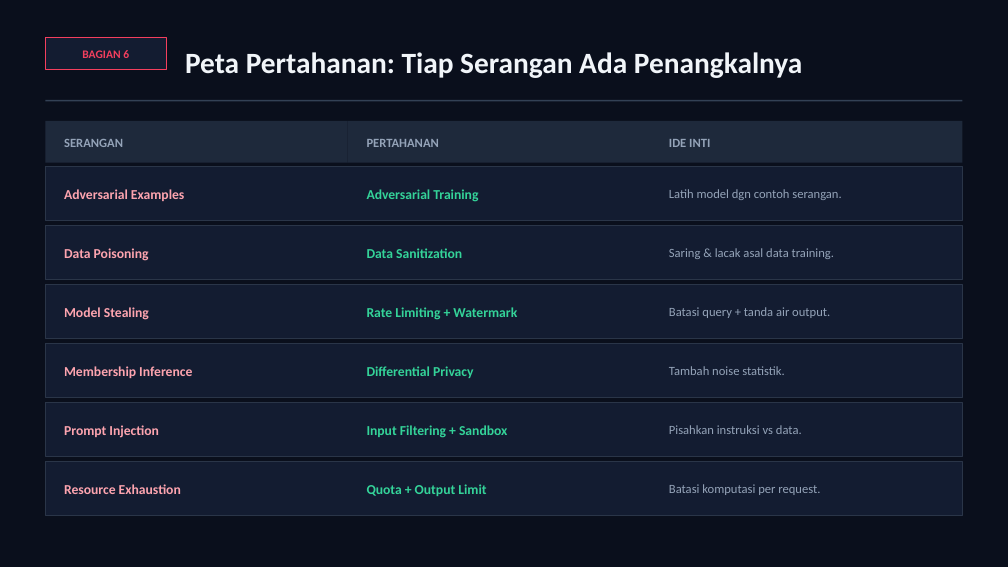
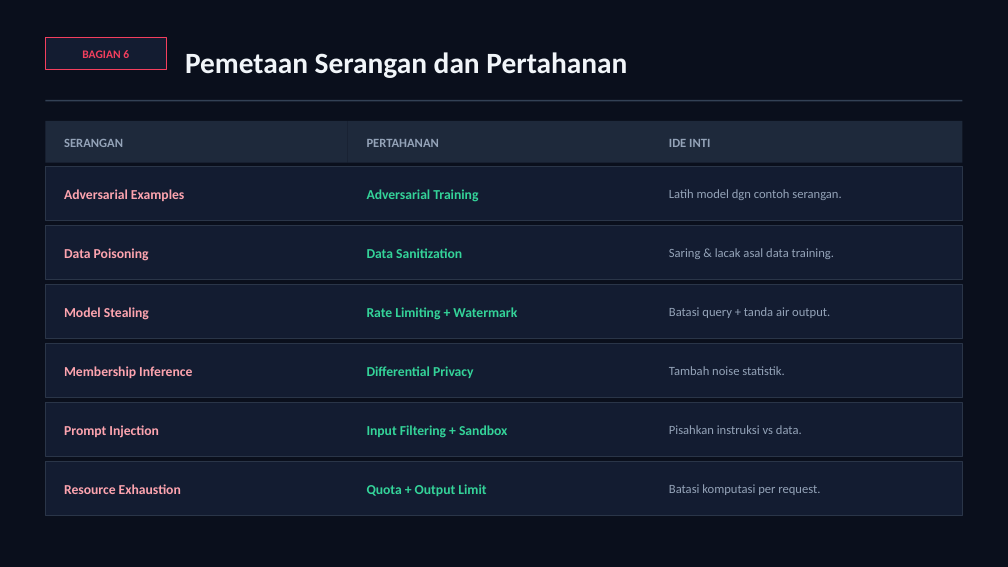
Before and after one commit to awangga/awangga.github.io, a slide deck: slide 8 of safe/Secure-AI.pptx. Drawn at 1008x567 pixels with LibreOffice and Linux fonts; fonts in the diff are those of the drawing. Boxes give left, top, right and bottom in pixels: in the first picture for what was removed or moved away, otherwise in the second. Text is boxed around its words. In the diff, an @@ line names an element or a change of style, - is before the commit and + after.

```diff
--- a/safe/Secure-AI.pptx
+++ b/safe/Secure-AI.pptx
@@ text at bbox=[185, 52, 627, 78]: text changed @@
-Peta Pertahanan: Tiap Serangan Ada Penangkalnya
+Pemetaan Serangan dan Pertahanan
```
Also in this commit, not shown: 6 other slides changed, 2 other files.
